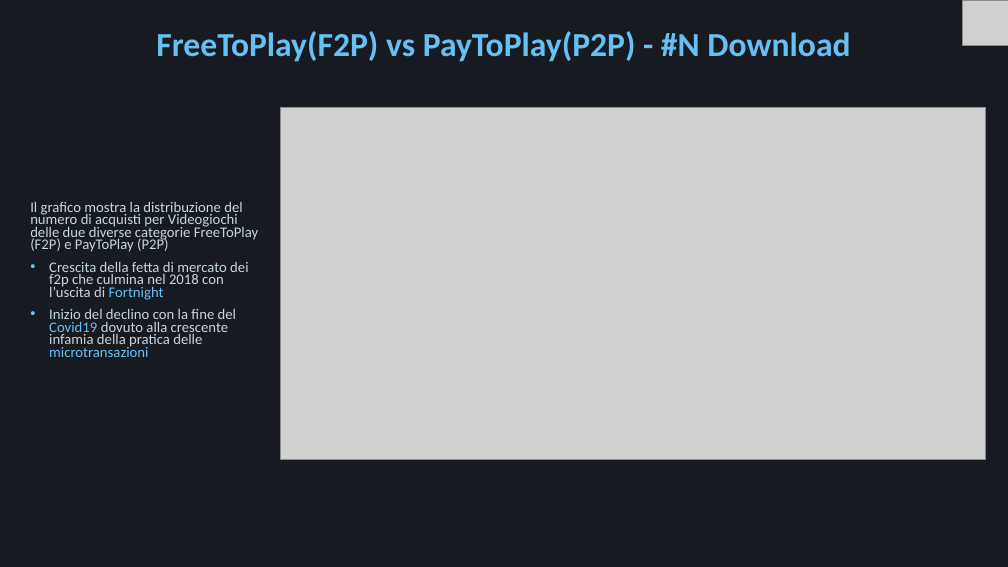
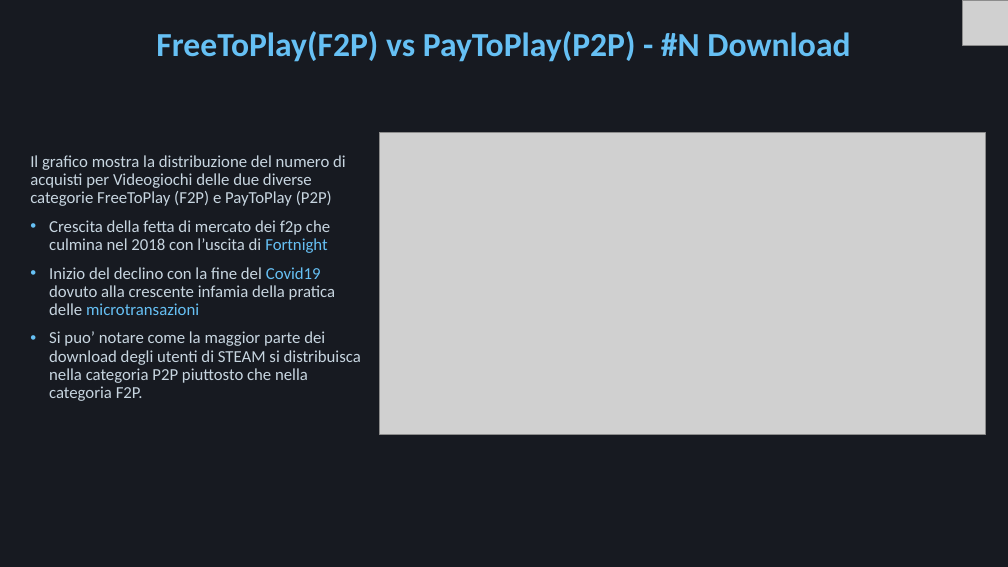
Before and after one commit to Mora11231/VisualizzazioneScientifica, a slide deck: slide 13 of Steam.pptx. Drawn at 1008x567 pixels with LibreOffice and Linux fonts; fonts in the diff are those of the drawing; grey boxes stand for pictures. Boxes give left, top, right and bottom in pixels: in the first picture for what was removed or moved away, otherwise in the second. Text is boxed around its words. In the diff, an @@ line names an element or a change of style, - is before the commit and + after.

```diff
--- a/Steam.pptx
+++ b/Steam.pptx
@@ text "Il grafico mostra la distribuzione ...": place and size @@
-text "Il grafico mostra la distribuzione ..." at [30, 201, 258, 357]
+text "Il grafico mostra la distribuzione ..." at [30, 155, 361, 401]
@@ picture: place and size @@
-picture at [281, 108, 986, 460]
+picture at [380, 132, 985, 434]
@@ text at [30, 155, 346, 315]: size 14 to 16 pt in "Il grafico mostra la distribuzione del numero ...", "Crescita della fetta di mercato dei f2p ...", "Inizio del declino con la fine del ..."; line spacing 0.7 to 0.9 @@
@@ text at [49, 331, 361, 401]: paragraph added @@
+• Si puo’ notare come la maggior parte dei download degli utenti di STEAM si distribuisca nella categoria P2P piuttosto che nella categoria F2P.
```
Also in this commit, not shown: 9 other slides changed, 4 slides added, 1 slide removed, 4 other files.
